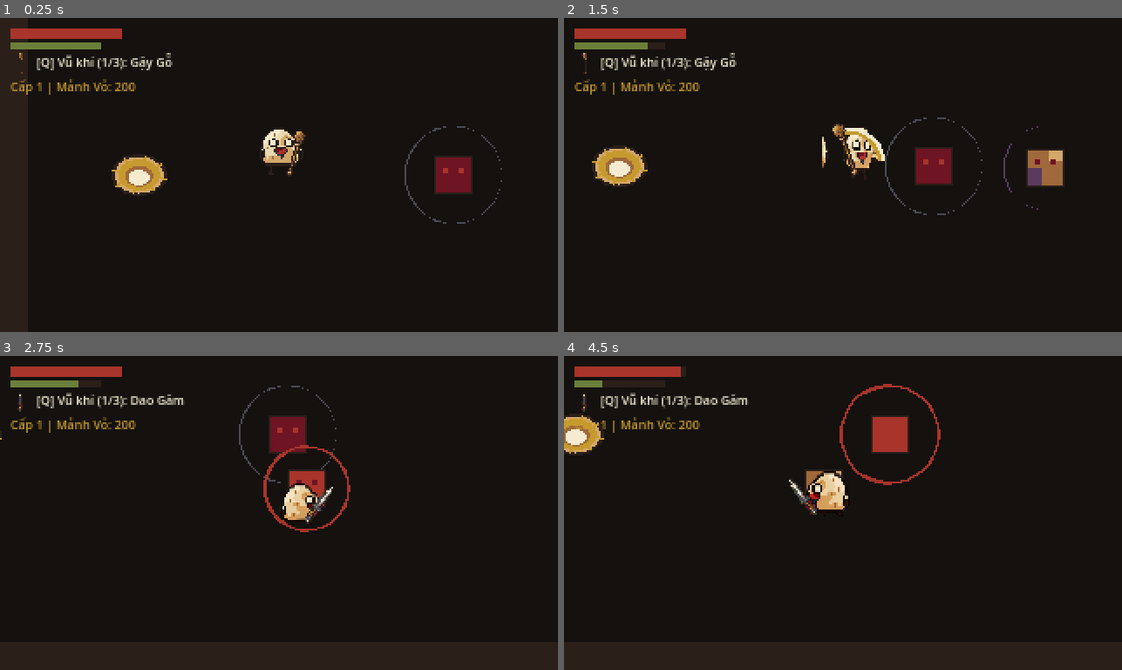
Above: before the commit, frames 1-4 (two rows, left to right).
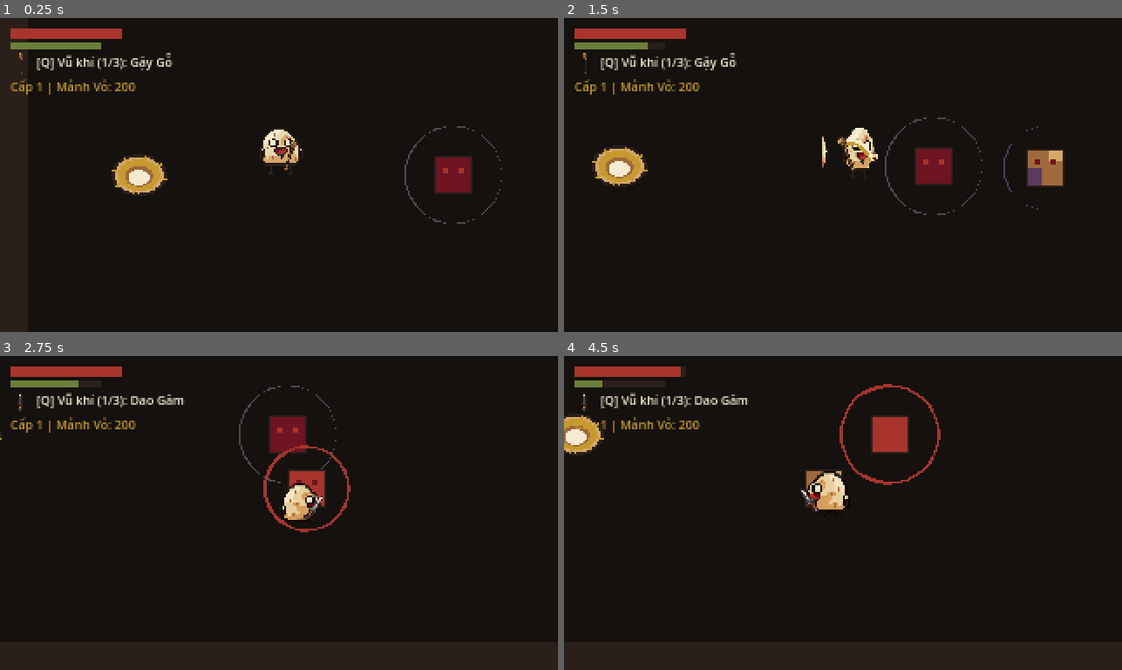
Above: after the commit, the same moments.

Repository: devkhongluong/eggworld
Game: Godot game, scene res://scenes/levels/test_arena.tscn
Same seed, same stepped clock (60 frames per second), same inputs: the game is played once before the commit and once after it.
Inputs (mouse positions are in pixels of both pictures, inside the frame that each line leads up to):
- Up to frame 1 (0.25 s): no input
- Up to frame 2 (1.5 s): tap Enter at 0.5 s; move the mouse to (965, 159) at 0.52 s; hold D (move_right) 0.53-1.28 s; tap J (attack) at 0.6, 1.35 s; move the mouse to (731, 190) at 1.27 s; hold S (move_down) from 1.28 s (still down)
- Up to frame 3 (2.75 s): move the mouse to (334, 443) at 2.02 s; release S (move_down) at 2.03 s; hold D (move_right) from 2.03 s (still down); tap Z (cycle_item) at 2.1 s; tap J (attack) at 2.3 s
- Up to frame 4 (4.5 s): move the mouse to (815, 575) at 2.77 s; release D (move_right) at 2.78 s; hold W (move_up) 2.78-3.53 s; tap Space (dodge) at 2.85 s; tap J (attack) at 3.05, 3.8 s; move the mouse to (1010, 560) at 3.52 s; hold L (guard) 3.53-4.28 s; hold A (move_left) from 3.53 s (still down); move the mouse to (675, 465) at 4.27 s; tap E (interact) at 4.35 s

The runs differ from the first frame. In frame 1, 0.2% of the frame differs, in the area x 50-55%, y 36-50%; in frame 2, 0.5%, in the area x 48-58%, y 33-50%; in frame 3, 0.1%; in frame 4, 0.2%.

Commit message:
fix(visual): scale weapon animations, sprites, and slash effects down to 2/3 size

Diff:
--- a/scripts/player/egg_visual.gd
+++ b/scripts/player/egg_visual.gd
@@ -199,107 +199,109 @@
 
 		match attack_weapon_type:
 			"staff_wood", "staff":
-				# Gậy gỗ vung xoay vòng cung
+				# Gậy gỗ vung xoay vòng cung (tỉ lệ 2/3)
 				var reverse_swing: bool = (attack_slash_step % 2 == 1)
 				var start_ang: float = base_angle + PI * 0.52 if reverse_swing else base_angle - PI * 0.52
 				var end_ang: float = base_angle - PI * 0.52 if reverse_swing else base_angle + PI * 0.52
 				var cur_ang: float = lerp_angle(start_ang, end_ang, progress)
 
-				# Vệt chém hình vòng cung vàng rực bám theo sau mũi gậy
-				var arc_rad: float = 23.0 if attack_slash_step == 2 else 19.0
+				# Vệt chém hình vòng cung vàng rực bám theo sau mũi gậy (giảm xuống 2/3)
+				var arc_rad: float = 15.3 if attack_slash_step == 2 else 12.7
 				var a1 := minf(start_ang, cur_ang)
 				var a2 := maxf(start_ang, cur_ang)
-				draw_arc(pivot, arc_rad, a1, a2, 14, Palette.KEM, 3.0)
-				draw_arc(pivot, arc_rad - 2.0, a1, a2, 14, Palette.VANG_CO, 2.0)
-
-				# Vẽ sprite gậy gỗ xoay theo góc chém
+				draw_arc(pivot, arc_rad, a1, a2, 14, Palette.KEM, 2.0)
+				draw_arc(pivot, arc_rad - 1.5, a1, a2, 14, Palette.VANG_CO, 1.5)
+
+				# Vẽ sprite gậy gỗ xoay theo góc chém (scale 2/3)
 				var staff_tex: Texture2D = weapon_textures.get("staff_wood", null)
 				if staff_tex != null:
-					_draw_weapon_sprite(staff_tex, pivot, cur_ang + PI * 0.5, Vector2(16.0, 24.0))
+					_draw_weapon_sprite(staff_tex, pivot, cur_ang + PI * 0.5, Vector2(16.0, 24.0), Vector2(0.67, 0.67))
 				else:
 					var staff_dir := Vector2(cos(cur_ang), sin(cur_ang))
-					draw_line(pivot + staff_dir * 3.0, pivot + staff_dir * 24.0, Palette.NAU_DA, 3.0)
-					draw_circle(pivot + staff_dir * 24.0, 2.5, Palette.KEM)
+					draw_line(pivot + staff_dir * 2.0, pivot + staff_dir * 16.0, Palette.NAU_DA, 2.0)
+					draw_circle(pivot + staff_dir * 16.0, 1.8, Palette.KEM)
 
 			"dagger":
-				# Dao găm đâm thẳng vọt tới trước cực nhanh
-				var thrust_dist: float = 4.0
+				# Dao găm đâm thẳng vọt tới trước cực nhanh (tỉ lệ 2/3)
+				var base_thrust: float = 2.7
+				var max_thrust: float = 13.5
+				var thrust_dist: float = base_thrust
 				if progress < 0.20:
-					thrust_dist = lerpf(4.0, 0.0, progress / 0.20)
+					thrust_dist = lerpf(base_thrust, 0.0, progress / 0.20)
 				elif progress < 0.60:
-					thrust_dist = lerpf(0.0, 20.0, (progress - 0.20) / 0.40)
-				else:
-					thrust_dist = lerpf(20.0, 4.0, (progress - 0.60) / 0.40)
+					thrust_dist = lerpf(0.0, max_thrust, (progress - 0.20) / 0.40)
+				else:
+					thrust_dist = lerpf(max_thrust, base_thrust, (progress - 0.60) / 0.40)
 
 				var dagger_pos := pivot + aim * thrust_dist
-				var tip := dagger_pos + aim * 14.0
+				var tip := dagger_pos + aim * 9.5
 
 				# Vệt đâm nhọn ánh sáng lướt theo dao
-				draw_line(pivot + aim * 2.0, tip + aim * 4.0, Palette.KEM, 2.5)
-				draw_line(pivot + aim * 2.0 + Vector2(-aim.y, aim.x) * 2.0, tip, Palette.XAM_SAT, 1.5)
-				draw_line(pivot + aim * 2.0 + Vector2(aim.y, -aim.x) * 2.0, tip, Palette.XAM_SAT, 1.5)
-
-				# Vẽ sprite dao găm
+				draw_line(pivot + aim * 1.5, tip + aim * 2.5, Palette.KEM, 1.8)
+				draw_line(pivot + aim * 1.5 + Vector2(-aim.y, aim.x) * 1.5, tip, Palette.XAM_SAT, 1.0)
+				draw_line(pivot + aim * 1.5 + Vector2(aim.y, -aim.x) * 1.5, tip, Palette.XAM_SAT, 1.0)
+
+				# Vẽ sprite dao găm (scale 2/3)
 				var dagger_tex: Texture2D = weapon_textures.get("dagger", null)
 				if dagger_tex != null:
-					_draw_weapon_sprite(dagger_tex, dagger_pos, aim.angle() + PI * 0.5, Vector2(16.0, 23.0))
-				else:
-					draw_line(dagger_pos, tip, Palette.KEM, 2.5)
-					draw_circle(dagger_pos, 2.0, Palette.NAU_HAM)
+					_draw_weapon_sprite(dagger_tex, dagger_pos, aim.angle() + PI * 0.5, Vector2(16.0, 23.0), Vector2(0.67, 0.67))
+				else:
+					draw_line(dagger_pos, tip, Palette.KEM, 1.8)
+					draw_circle(dagger_pos, 1.5, Palette.NAU_HAM)
 
 			"sling":
-				# Ná giương chạc và bung dây thun
-				var sling_pos := pivot + aim * 8.0
-				var pull_pos := pivot - aim * 4.0 if progress < 0.45 else sling_pos + aim * 5.0
-
-				# Vẽ sprite ná bắn đá
+				# Ná giương chạc và bung dây thun (tỉ lệ 2/3)
+				var sling_pos := pivot + aim * 5.3
+				var pull_pos := pivot - aim * 2.7 if progress < 0.45 else sling_pos + aim * 3.3
+
+				# Vẽ sprite ná bắn đá (scale 2/3)
 				var sling_tex: Texture2D = weapon_textures.get("sling", null)
 				if sling_tex != null:
-					_draw_weapon_sprite(sling_tex, sling_pos, aim.angle() + PI * 0.5, Vector2(16.0, 21.0))
+					_draw_weapon_sprite(sling_tex, sling_pos, aim.angle() + PI * 0.5, Vector2(16.0, 21.0), Vector2(0.67, 0.67))
 
 				# Dây thun và viên đạn đá
-				var fork_l := sling_pos + Vector2(-aim.y, aim.x) * 4.0 + aim * 4.0
-				var fork_r := sling_pos + Vector2(aim.y, -aim.x) * 4.0 + aim * 4.0
-				draw_line(fork_l, pull_pos, Palette.GIAY_DA, 1.5)
-				draw_line(fork_r, pull_pos, Palette.GIAY_DA, 1.5)
+				var fork_l := sling_pos + Vector2(-aim.y, aim.x) * 2.7 + aim * 2.7
+				var fork_r := sling_pos + Vector2(aim.y, -aim.x) * 2.7 + aim * 2.7
+				draw_line(fork_l, pull_pos, Palette.GIAY_DA, 1.2)
+				draw_line(fork_r, pull_pos, Palette.GIAY_DA, 1.2)
 				if progress < 0.45:
-					draw_circle(pull_pos, 2.5, Palette.XAM_SAT)
-				else:
-					draw_circle(pull_pos + aim * 6.0, 2.0, Palette.CAT)
+					draw_circle(pull_pos, 1.7, Palette.XAM_SAT)
+				else:
+					draw_circle(pull_pos + aim * 4.0, 1.4, Palette.CAT)
 
 			"unarmed", _:
-				var p_dist: float = lerpf(2.0, 14.0, sin(progress * PI))
-				draw_circle(pivot + aim * p_dist, 4.0, Palette.KEM)
+				var p_dist: float = lerpf(1.3, 9.3, sin(progress * PI))
+				draw_circle(pivot + aim * p_dist, 2.7, Palette.KEM)
 	else:
 		# --- TRẠNG THÁI NGHỈ: VŨ KHÍ NẰM GỌN BÊN HÔNG / TAY ---
-		var hand_pos: Vector2 = Vector2(7.0 * flip_sign, -8.0)
+		var hand_pos: Vector2 = Vector2(5.0 * flip_sign, -8.0)
 		if abs(facing_dir.y) > abs(facing_dir.x):
-			hand_pos = Vector2(7.0 * flip_sign, -8.0 if facing_dir.y > 0 else -10.0)
+			hand_pos = Vector2(5.0 * flip_sign, -8.0 if facing_dir.y > 0 else -10.0)
 
 		match equipped_weapon_id:
 			"staff_wood", "staff":
 				var staff_tex: Texture2D = weapon_textures.get("staff_wood", null)
 				if staff_tex != null:
-					_draw_weapon_sprite(staff_tex, hand_pos + Vector2(0, 2), 0.30 * flip_sign, Vector2(16.0, 24.0), Vector2(0.85, 0.85))
-				else:
-					draw_line(hand_pos + Vector2(0, 5), hand_pos + Vector2(3 * flip_sign, -13), Palette.NAU_DA, 2.5)
+					_draw_weapon_sprite(staff_tex, hand_pos + Vector2(0, 1), 0.30 * flip_sign, Vector2(16.0, 24.0), Vector2(0.57, 0.57))
+				else:
+					draw_line(hand_pos + Vector2(0, 3), hand_pos + Vector2(2 * flip_sign, -9), Palette.NAU_DA, 1.8)
 			"dagger":
 				var dagger_tex: Texture2D = weapon_textures.get("dagger", null)
 				if dagger_tex != null:
-					_draw_weapon_sprite(dagger_tex, hand_pos + Vector2(0, 1), 0.65 * flip_sign, Vector2(16.0, 23.0), Vector2(0.85, 0.85))
-				else:
-					var d_aim := aim * 8.0
-					draw_line(hand_pos, hand_pos + d_aim, Palette.XAM_SAT, 2.0)
+					_draw_weapon_sprite(dagger_tex, hand_pos + Vector2(0, 1), 0.65 * flip_sign, Vector2(16.0, 23.0), Vector2(0.57, 0.57))
+				else:
+					var d_aim := aim * 5.3
+					draw_line(hand_pos, hand_pos + d_aim, Palette.XAM_SAT, 1.5)
 			"sling":
 				var sling_tex: Texture2D = weapon_textures.get("sling", null)
 				if sling_tex != null:
-					_draw_weapon_sprite(sling_tex, hand_pos, 0.15 * flip_sign, Vector2(16.0, 21.0), Vector2(0.85, 0.85))
-				else:
-					draw_line(hand_pos, hand_pos + Vector2(0, -5), Palette.CAT, 2.0)
+					_draw_weapon_sprite(sling_tex, hand_pos, 0.15 * flip_sign, Vector2(16.0, 21.0), Vector2(0.57, 0.57))
+				else:
+					draw_line(hand_pos, hand_pos + Vector2(0, -3.3), Palette.CAT, 1.5)
 			"fist", _:
 				pass
 
-func _draw_weapon_sprite(tex: Texture2D, pos: Vector2, rot: float, pivot: Vector2, p_scale: Vector2 = Vector2.ONE) -> void:
+func _draw_weapon_sprite(tex: Texture2D, pos: Vector2, rot: float, pivot: Vector2, p_scale: Vector2 = Vector2(0.67, 0.67)) -> void:
 	if tex == null:
 		return
 	draw_set_transform(pos, rot, p_scale)
Not shown, changed: docs/project_snapshot.md
